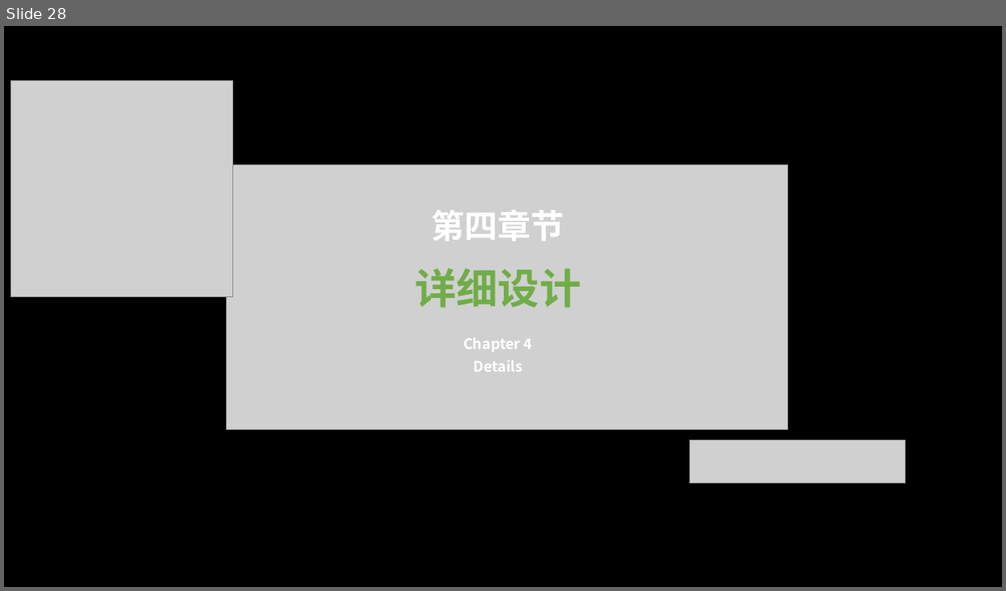
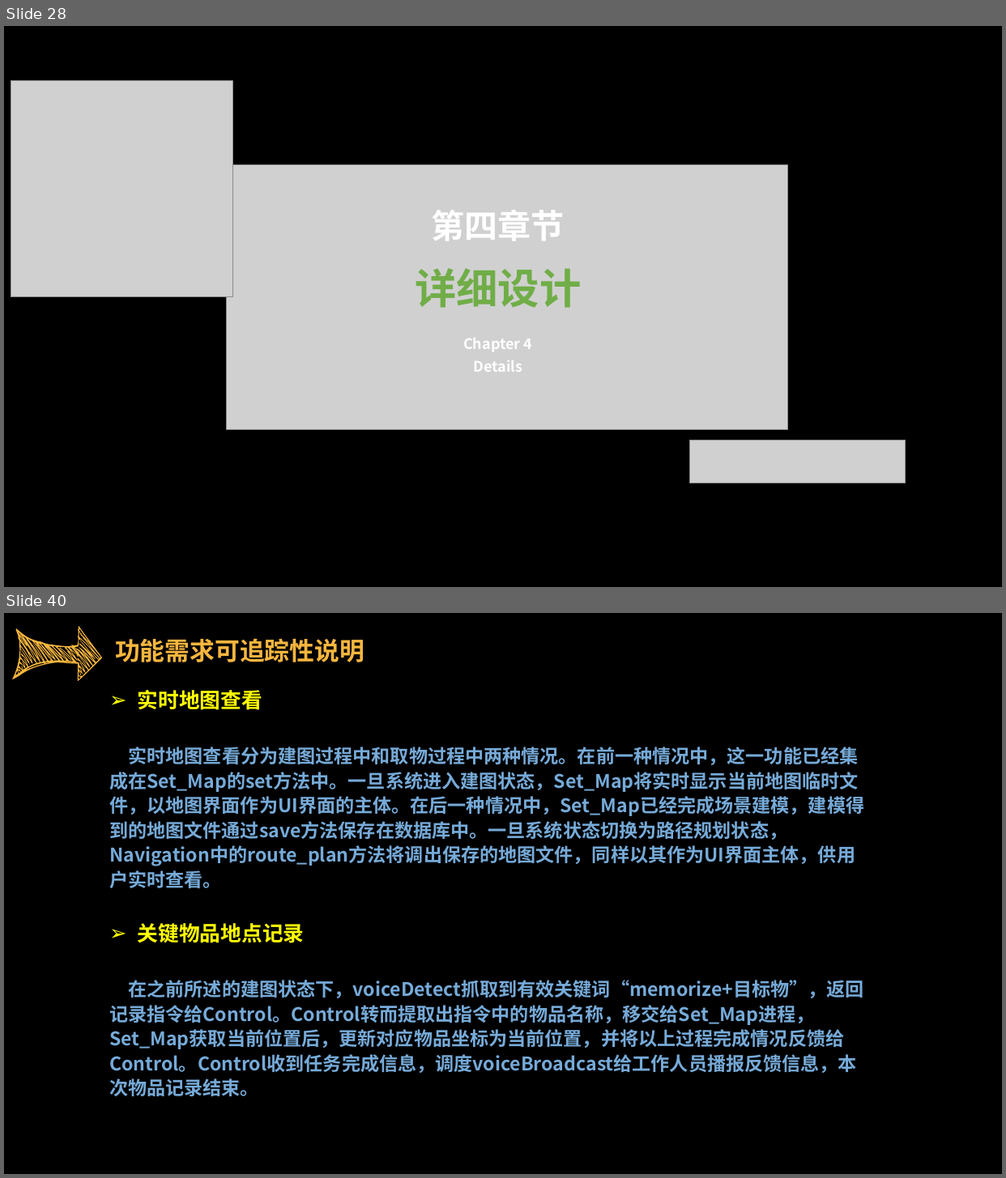
Before and after one commit to sebuaa2019/Team103, a slide deck: SE0423答辩TEAM103.pptx. Shown one above the other, each under a label of ours: slide 28 before the commit, slides 28 and 40 after it; the slides between them are not shown. The pictures are 1006x591 and 1006x1178 pixels, drawn with LibreOffice and Linux fonts; fonts in the diff are those of the drawing; grey boxes stand for pictures. Boxes give left, top, right and bottom in pixels: in the first picture for what was removed or moved away, otherwise in the second. Text is boxed around its words. In the diff, an @@ line names an element or a change of style, - is before the commit and + after.

```diff
--- a/SE0423答辩TEAM103.pptx
+++ b/SE0423答辩TEAM103.pptx
@@ slide 40 added at box(4, 613, 1002, 1174), background #000000 @@
@@ freeform shape added at box(12, 626, 102, 681), fill #F7B63E @@
@@ text added at box(115, 638, 364, 662), 24 pt, text #F7B63E, bold @@
+功能需求可追踪性说明
@@ text added at box(109, 690, 864, 1097), 18 pt, text #76AAD8, bold @@
+➢ 实时地图查看
+实时地图查看分为建图过程中和取物过程中两种情况。在前一种情况中，这一功能已经集成在Set_Map的set方法中。一旦系统进入建图状态，Set_Map将实时显示当前地图临时文件，以地图界面作为UI界面的主体。在后一种情况中，Set_Map已经完成场景建模，建模得到的地图文件通过save方法保存在数据库中。一旦系统状态切换为路径规划状态，Navigation中的route_plan方法将调出保存的地图文件，同样以其作为UI界面主体，供用户实时查看。
+➢ 关键物品地点记录
+在之前所述的建图状态下，voiceDetect抓取到有效关键词“memorize+目标物”，返回记录指令给Control。Control转而提取出指令中的物品名称，移交给Set_Map进程，Set_Map获取当前位置后，更新对应物品坐标为当前位置，并将以上过程完成情况反馈给Control。Control收到任务完成信息，调度voiceBroadcast给工作人员播报反馈信息，本次物品记录结束。
```
Also in this commit, not shown: 21 slides changed, 5 other slides added, 1 slide removed.
